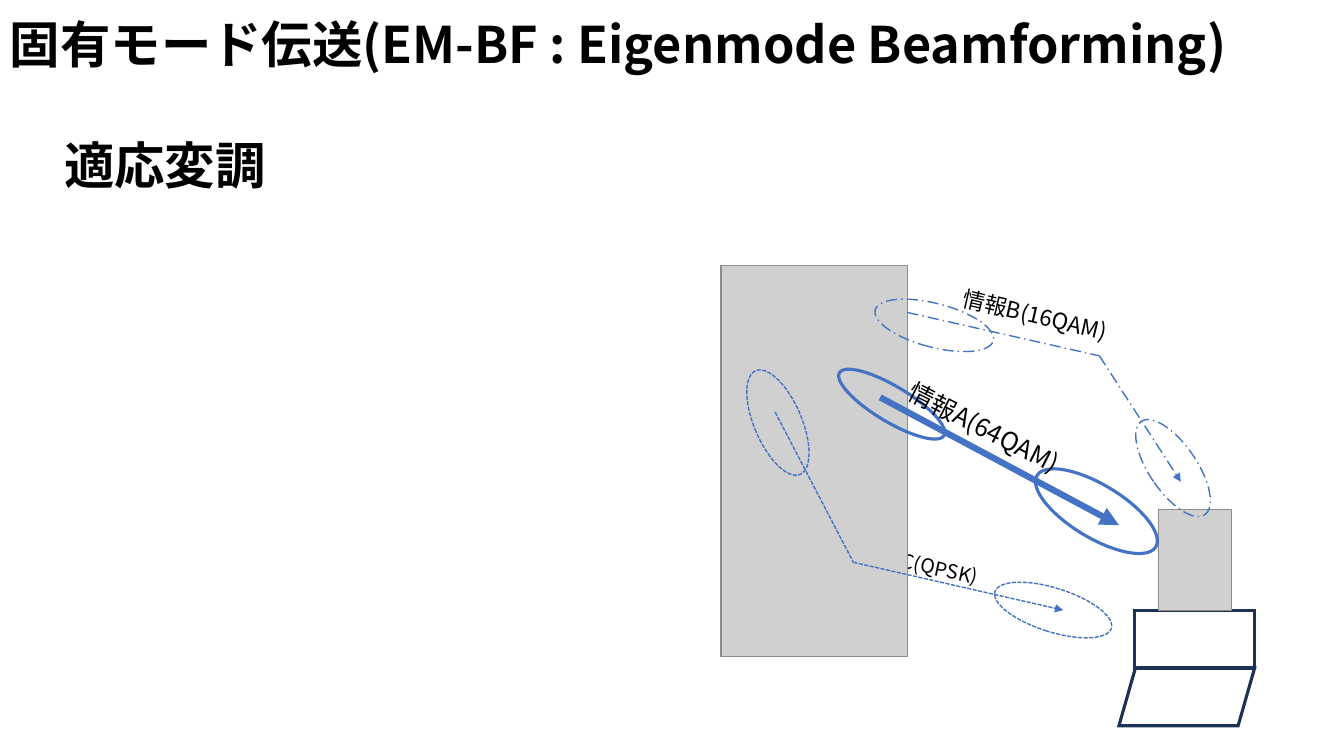
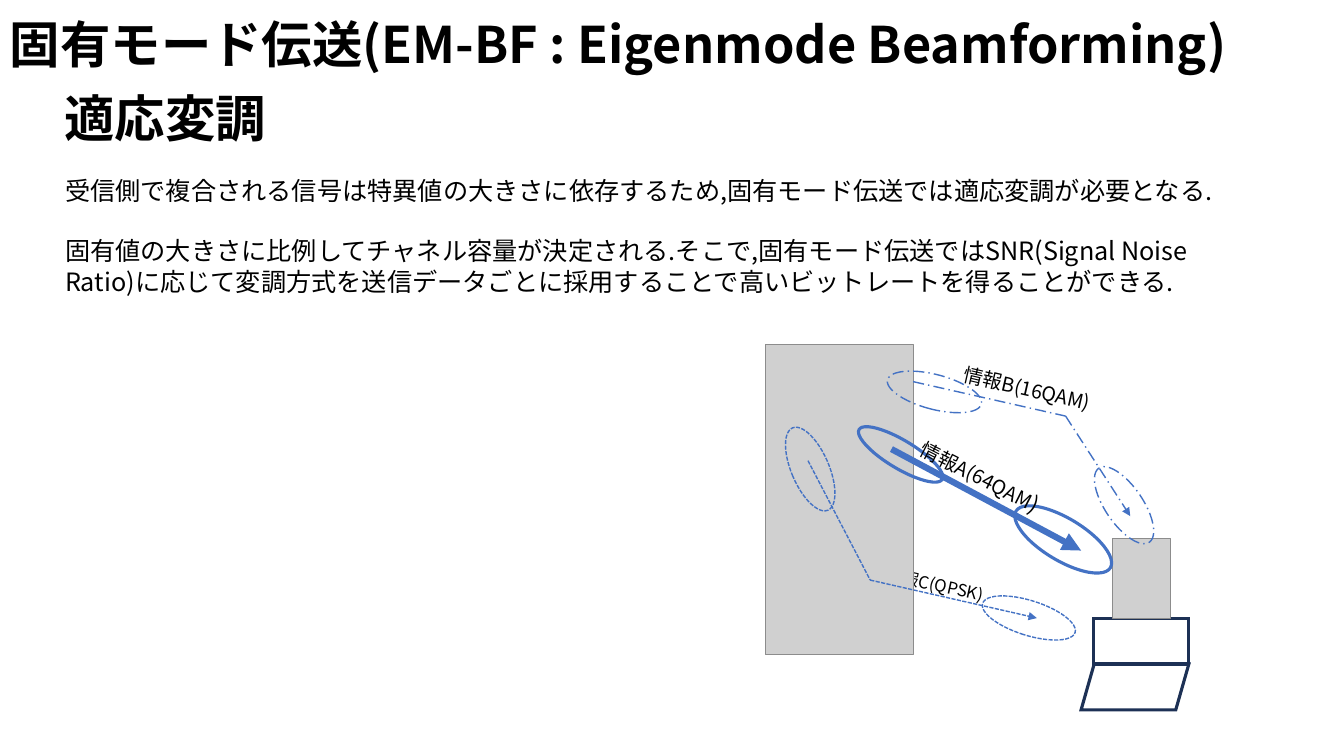
Before and after one commit to ryoww/seminar, a slide deck: slide 7 of MIMO/MU-MIMO.pptx. Drawn at 1344x756 pixels with LibreOffice and Linux fonts; fonts in the diff are those of the drawing; grey boxes stand for pictures. Boxes give left, top, right and bottom in pixels: in the first picture for what was removed or moved away, otherwise in the second. Text is boxed around its words. In the diff, an @@ line names an element or a change of style, - is before the commit and + after.

```diff
--- a/MIMO/MU-MIMO.pptx
+++ b/MIMO/MU-MIMO.pptx
@@ text "適応変調": place and size @@
-text "適応変調" at bbox=[64, 141, 266, 189]
+text "適応変調" at bbox=[65, 94, 267, 142]
@@ text added at bbox=[65, 178, 1212, 296], 18 pt, text #000000 @@
+受信側で複合される信号は特異値の大きさに依存するため,固有モード伝送では適応変調が必要となる.
+固有値の大きさに比例してチャネル容量が決定される.そこで,固有モード伝送ではSNR(Signal Noise Ratio)に応じて変調方式を送信データごとに採用することで高いビットレートを得ることができる.
@@ picture: place and size @@
-picture at bbox=[721, 266, 907, 657]
+picture at bbox=[765, 345, 913, 655]
@@ text "情報B(16QAM)": place and size @@
-text "情報B(16QAM)" at bbox=[961, 288, 1019, 322]
+text "情報B(16QAM)" at bbox=[962, 365, 1013, 392]
@@ text "情報B(16QAM)" at bbox=[962, 365, 1013, 392]: size 16 to 14 pt @@
@@ ellipse: place and size @@
-ellipse at bbox=[870, 289, 999, 362]
+ellipse at bbox=[884, 363, 986, 421]
@@ line moved from (907, 313) - (1100, 356) to (913, 382) - (1066, 416) @@
@@ ellipse: place and size @@
-ellipse at bbox=[830, 357, 953, 450]
+ellipse at bbox=[853, 418, 950, 492]
@@ arrow moved from (1100, 356) - (1182, 482) to (1066, 416) - (1130, 516) @@
@@ ellipse: place and size @@
-ellipse at bbox=[734, 361, 822, 484]
+ellipse at bbox=[775, 421, 845, 518]
@@ text "情報A(64QAM)": place and size @@
-text "情報A(64QAM)" at bbox=[906, 374, 985, 439]
+text "情報A(64QAM)" at bbox=[919, 441, 965, 477]
@@ text "情報A(64QAM)" at bbox=[919, 441, 965, 477]: size 18 to 14 pt; size 18 to 16 pt in "情報A(64QAM)" @@
@@ line moved from (775, 412) - (854, 563) to (809, 461) - (870, 580) @@
@@ arrow moved from (880, 397) - (1119, 525) to (891, 450) - (1082, 551) @@
@@ ellipse: place and size @@
-ellipse at bbox=[1122, 408, 1224, 528]
+ellipse at bbox=[1084, 458, 1165, 553]
@@ ellipse: place and size @@
-ellipse at bbox=[1023, 452, 1170, 570]
+ellipse at bbox=[1006, 493, 1122, 586]
@@ picture: place and size @@
-picture at bbox=[1158, 510, 1232, 611]
+picture at bbox=[1112, 538, 1171, 618]
@@ text "情報C(QPSK)": place and size @@
-text "情報C(QPSK)" at bbox=[862, 547, 969, 585]
+text "情報C(QPSK)" at bbox=[885, 563, 928, 591]
@@ text "情報C(QPSK)" at bbox=[885, 563, 928, 591]: size 14 to 12 pt @@
@@ arrow moved from (854, 563) - (1064, 610) to (870, 580) - (1037, 618) @@
@@ ellipse: place and size @@
-ellipse at bbox=[988, 571, 1118, 650]
+ellipse at bbox=[977, 587, 1080, 649]
@@ rectangle: place and size @@
-rectangle at bbox=[1135, 610, 1255, 667]
+rectangle at bbox=[1094, 618, 1189, 664]
@@ parallelogram: place and size @@
-parallelogram at bbox=[1119, 668, 1255, 726]
+parallelogram at bbox=[1082, 664, 1190, 711]
```
Also in this commit, not shown: 2 other slides changed.
